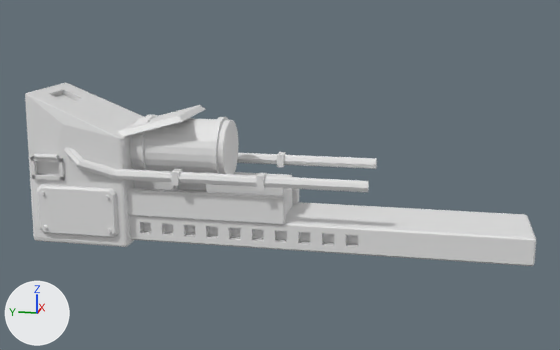
The OBJ model Assets/Resources/Models/Thunder_M2/barrel.obj, before and after one commit.
Rendered twice from a 50 mm lens placed at (-1.774, -0.948, 0.417), pointed at (0.009, -0.591, -0.029). Every picture has the same lights, and +X, +Y and +Z are marked at lower left. The picture after the commit comes second. Where no turn or scale is listed for an object, it has been applied to the vertices. Vertices at exactly the same position are counted once.

Names of what the first picture shows: 'barrel'.
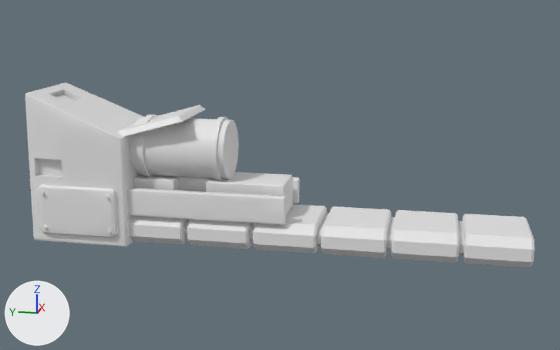
Boxes [x1, y1, x2, y2] around the edits, measured in the pictures (560 x 350 px):
'barrel', reshaped
    before: [25, 83, 536, 266]
    after: [25, 83, 535, 268]
part 1 of me_barrel, rebuilt (mostly hidden afterwards)
    before: [129, 202, 536, 266]
    after: [185, 213, 465, 255]
part 2 of me_barrel, added
    after: [129, 216, 188, 244]
part 3 of me_barrel, added
    after: [187, 219, 253, 249]
part 4 of me_barrel, added
    after: [253, 204, 327, 253]
part 5 of me_barrel, added
    after: [321, 206, 391, 258]
part 6 of me_barrel, added
    after: [391, 210, 459, 263]
part 7 of me_barrel, added
    after: [462, 214, 535, 268]
part 8 of me_barrel, deleted
    before: [30, 147, 377, 192]
part 9 of me_barrel, deleted
    before: [36, 161, 60, 176]

The change in detail:
me_barrel is used by ob_barrel; location (0.0, 0.0, 0.0).
me_barrel had 2191 vertices, 4246 faces and spanned x -0.143..0.167, y -1.179..0.0, z -0.195..0.168.
me_barrel now has 1720 vertices, 3304 faces and spans x -0.133..0.167, y -1.176..0.0, z -0.195..0.168.
me_barrel part 1: the loose piece of 536 vertices spanning x -0.094..0.094, y -1.179..-0.224, z -0.183..-0.118 is rebuilt with 16 vertices and now spans x -0.078..0.078, y -1.172..-0.218, z -0.174..-0.137.
me_barrel part 2: a new loose piece of 32 vertices spanning x -0.1..0.1, y -0.376..-0.228, z -0.19..-0.121.
me_barrel part 3: a new loose piece of 32 vertices spanning x -0.1..0.1, y -0.536..-0.388, z -0.19..-0.121.
me_barrel part 4: a new loose piece of 32 vertices spanning x -0.1..0.1, y -0.696..-0.548, z -0.19..-0.121.
me_barrel part 5: a new loose piece of 32 vertices spanning x -0.1..0.1, y -0.856..-0.708, z -0.19..-0.121.
me_barrel part 6: a new loose piece of 32 vertices spanning x -0.1..0.1, y -1.016..-0.868, z -0.19..-0.121.
me_barrel part 7: a new loose piece of 32 vertices spanning x -0.1..0.1, y -1.176..-1.028, z -0.19..-0.121.
me_barrel part 8: 8 loose pieces with 136 vertices, spanning x -0.143..0.143, y -0.814..-0.013, z -0.034..0.051, are deleted.
Part 9, on me_barrel:
7 vertices are removed from x -0.104, y -0.09..-0.018, z -0.03..0.014.
18 faces are deleted.
